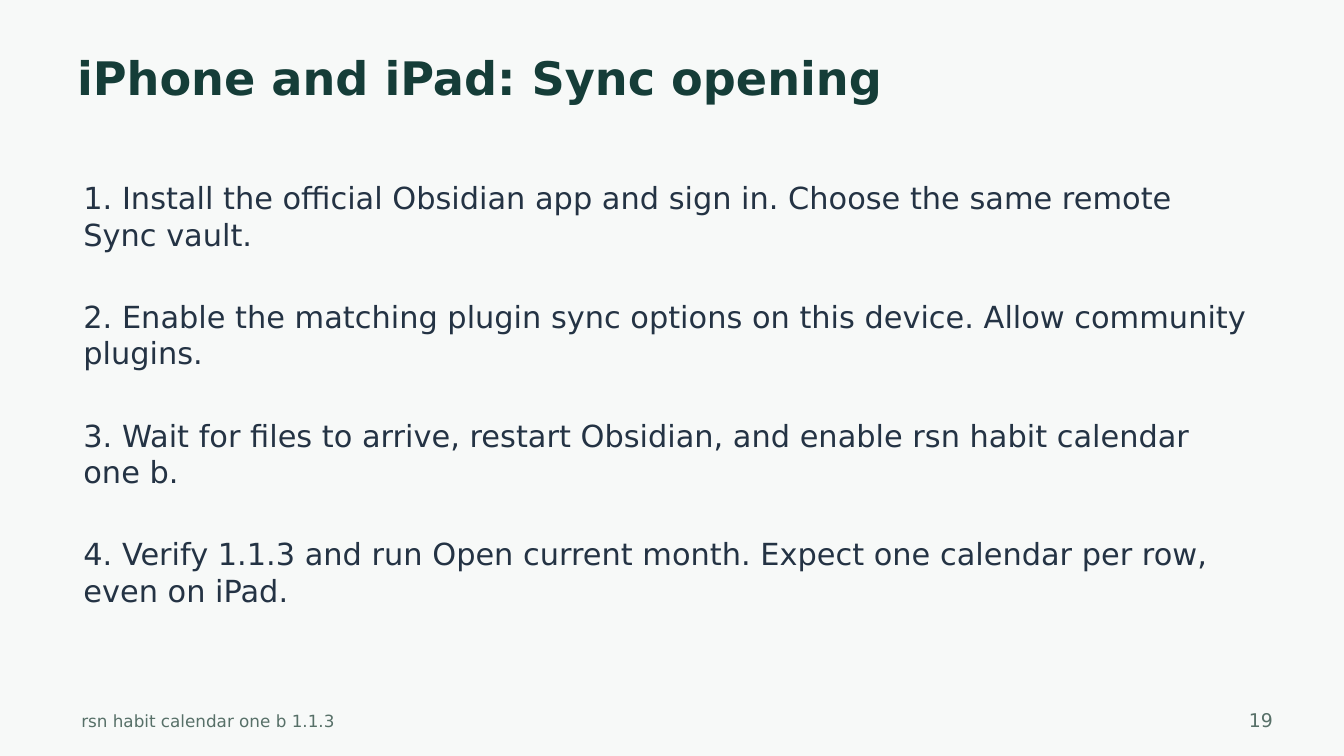
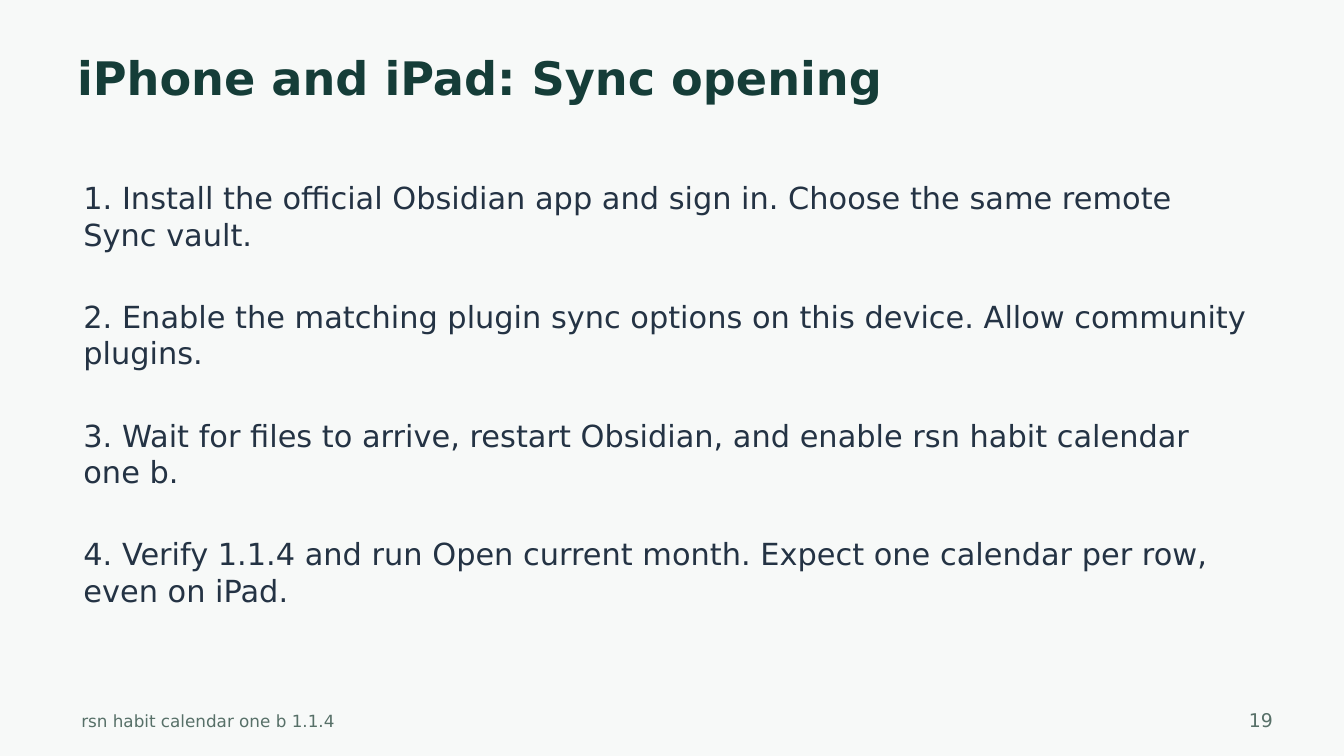
Before and after one commit to harharhari/rsn-habit-tracker-obsidian-plugin, a slide deck: slide 19 of docs/rsn-habit-calendar-one-b-tutorial.pptx. Drawn at 1344x756 pixels with LibreOffice and Linux fonts; fonts in the diff are those of the drawing. Boxes give left, top, right and bottom in pixels: in the first picture for what was removed or moved away, otherwise in the second. Text is boxed around its words. In the diff, an @@ line names an element or a change of style, - is before the commit and + after.

```diff
--- a/docs/rsn-habit-calendar-one-b-tutorial.pptx
+++ b/docs/rsn-habit-calendar-one-b-tutorial.pptx
@@ text at (83, 542, 1207, 603): text changed @@
-4. Verify 1.1.3 and run Open current month. Expect one calendar per row, even on iPad.
+4. Verify 1.1.4 and run Open current month. Expect one calendar per row, even on iPad.
@@ text at (81, 714, 335, 727): text changed @@
-rsn habit calendar one b 1.1.3
+rsn habit calendar one b 1.1.4
```
Also in this commit, not shown: 37 other slides changed, 26 other files.
